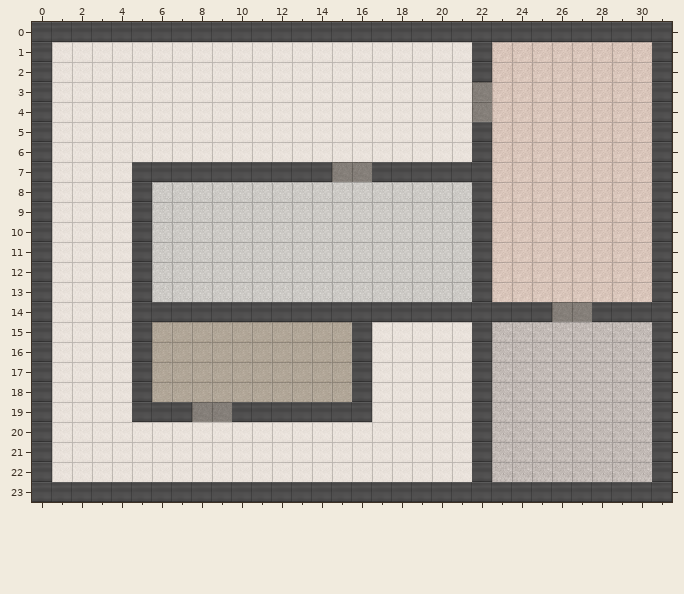
A Tiled map gets an edit: maps/facility1.tmx. Above is the file before it was changed.
Cells are 32x32 px. Shown: x 0..31, y 0..23.
Now the later version:
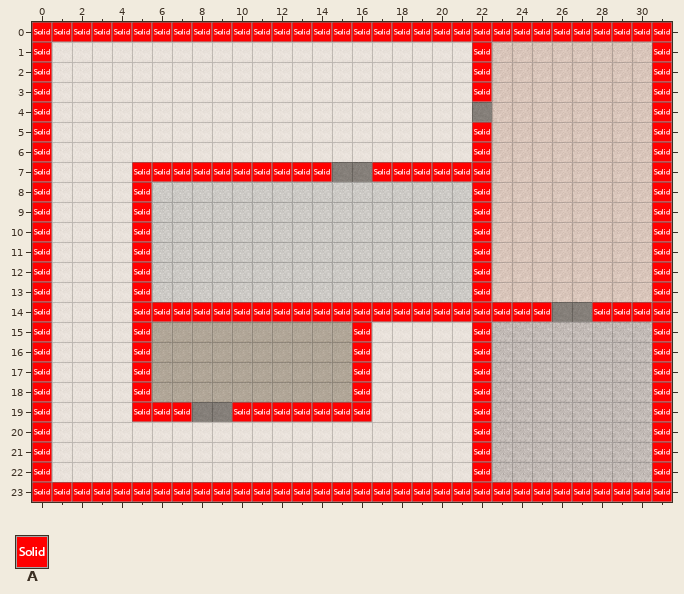
Key: from "collision_tiles": A 0 "solid".
_ is an empty cell.
Tiles of an added or newly shown layer are drawn over the layers below it.
The edit:
{"where": "layer \"collision\" (now shown)"}
{"y":0,"x":0,"old":"________________________________","new":"AAAAAAAAAAAAAAAAAAAAAAAAAAAAAAAA"}
{"y":1,"x":0,"old":"_","new":"A"}
{"y":1,"x":22,"old":"_","new":"A"}
{"y":1,"x":31,"old":"_","new":"A"}
{"y":2,"x":0,"old":"_","new":"A"}
{"y":2,"x":22,"old":"_","new":"A"}
{"y":2,"x":31,"old":"_","new":"A"}
{"y":3,"x":0,"old":"_","new":"A"}
{"y":3,"x":22,"old":"_","new":"A"}
{"y":3,"x":31,"old":"_","new":"A"}
{"y":4,"x":0,"old":"_","new":"A"}
{"y":4,"x":31,"old":"_","new":"A"}
{"y":5,"x":0,"old":"_","new":"A"}
{"y":5,"x":22,"old":"_","new":"A"}
{"y":5,"x":31,"old":"_","new":"A"}
{"y":6,"x":0,"old":"_","new":"A"}
{"y":6,"x":22,"old":"_","new":"A"}
{"y":6,"x":31,"old":"_","new":"A"}
{"y":7,"x":0,"old":"_","new":"A"}
{"y":7,"x":5,"old":"__________","new":"AAAAAAAAAA"}
{"y":7,"x":17,"old":"______","new":"AAAAAA"}
{"y":7,"x":31,"old":"_","new":"A"}
{"y":8,"x":0,"old":"_","new":"A"}
{"y":8,"x":5,"old":"_","new":"A"}
{"y":8,"x":22,"old":"_","new":"A"}
{"y":8,"x":31,"old":"_","new":"A"}
{"y":9,"x":0,"old":"_","new":"A"}
{"y":9,"x":5,"old":"_","new":"A"}
{"y":9,"x":22,"old":"_","new":"A"}
{"y":9,"x":31,"old":"_","new":"A"}
{"y":10,"x":0,"old":"_","new":"A"}
{"y":10,"x":5,"old":"_","new":"A"}
{"y":10,"x":22,"old":"_","new":"A"}
{"y":10,"x":31,"old":"_","new":"A"}
{"y":11,"x":0,"old":"_","new":"A"}
{"y":11,"x":5,"old":"_","new":"A"}
{"y":11,"x":22,"old":"_","new":"A"}
{"y":11,"x":31,"old":"_","new":"A"}
{"y":12,"x":0,"old":"_","new":"A"}
{"y":12,"x":5,"old":"_","new":"A"}
{"y":12,"x":22,"old":"_","new":"A"}
{"y":12,"x":31,"old":"_","new":"A"}
{"y":13,"x":0,"old":"_","new":"A"}
{"y":13,"x":5,"old":"_","new":"A"}
{"y":13,"x":22,"old":"_","new":"A"}
{"y":13,"x":31,"old":"_","new":"A"}
{"y":14,"x":0,"old":"_","new":"A"}
{"y":14,"x":5,"old":"_____________________","new":"AAAAAAAAAAAAAAAAAAAAA"}
{"y":14,"x":28,"old":"____","new":"AAAA"}
{"y":15,"x":0,"old":"_","new":"A"}
{"y":15,"x":5,"old":"_","new":"A"}
{"y":15,"x":16,"old":"_","new":"A"}
{"y":15,"x":22,"old":"_","new":"A"}
{"y":15,"x":31,"old":"_","new":"A"}
{"y":16,"x":0,"old":"_","new":"A"}
{"y":16,"x":5,"old":"_","new":"A"}
{"y":16,"x":16,"old":"_","new":"A"}
{"y":16,"x":22,"old":"_","new":"A"}
{"y":16,"x":31,"old":"_","new":"A"}
{"y":17,"x":0,"old":"_","new":"A"}
{"y":17,"x":5,"old":"_","new":"A"}
{"y":17,"x":16,"old":"_","new":"A"}
{"y":17,"x":22,"old":"_","new":"A"}
{"y":17,"x":31,"old":"_","new":"A"}
{"y":18,"x":0,"old":"_","new":"A"}
{"y":18,"x":5,"old":"_","new":"A"}
{"y":18,"x":16,"old":"_","new":"A"}
{"y":18,"x":22,"old":"_","new":"A"}
{"y":18,"x":31,"old":"_","new":"A"}
{"y":19,"x":0,"old":"_","new":"A"}
{"y":19,"x":5,"old":"___","new":"AAA"}
{"y":19,"x":10,"old":"_______","new":"AAAAAAA"}
{"y":19,"x":22,"old":"_","new":"A"}
{"y":19,"x":31,"old":"_","new":"A"}
{"y":20,"x":0,"old":"_","new":"A"}
{"y":20,"x":22,"old":"_","new":"A"}
{"y":20,"x":31,"old":"_","new":"A"}
{"y":21,"x":0,"old":"_","new":"A"}
{"y":21,"x":22,"old":"_","new":"A"}
{"y":21,"x":31,"old":"_","new":"A"}
{"y":22,"x":0,"old":"_","new":"A"}
{"y":22,"x":22,"old":"_","new":"A"}
{"y":22,"x":31,"old":"_","new":"A"}
{"y":23,"x":0,"old":"________________________________","new":"AAAAAAAAAAAAAAAAAAAAAAAAAAAAAAAA"}
